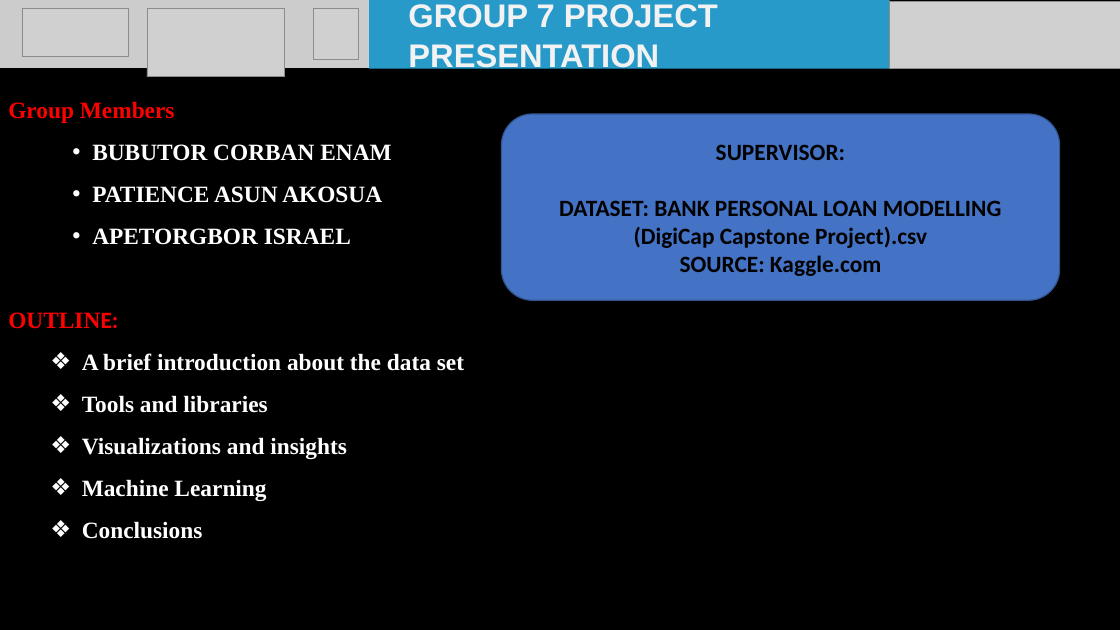
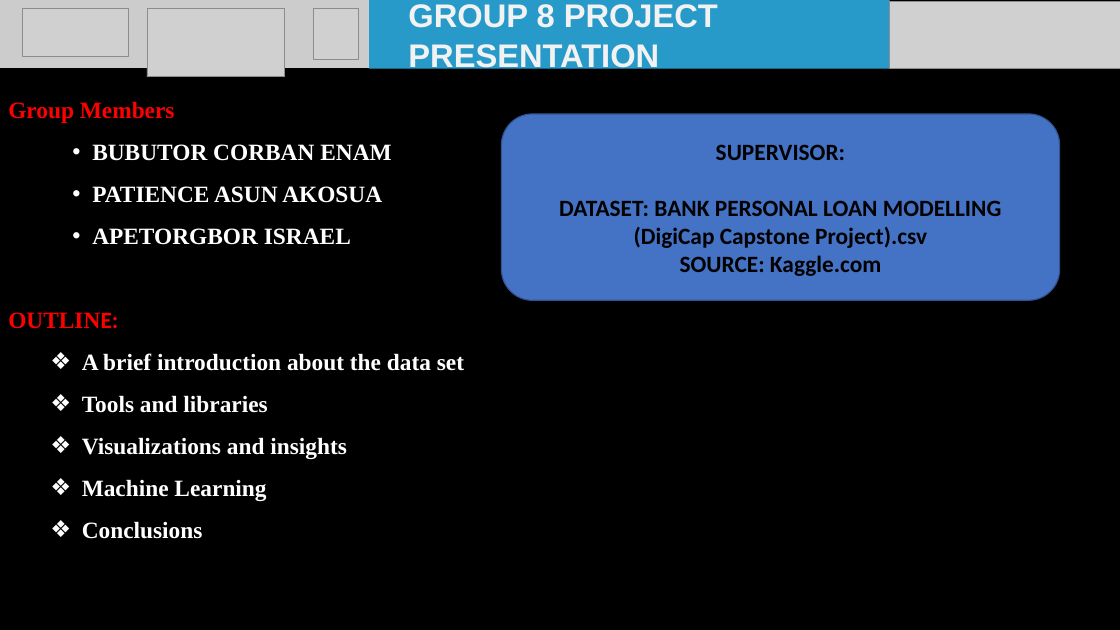
Before and after one commit to BubutorCorbanEnam/BANK-PERSONAL-LOAN-MODELLING-DigiCap-Capstone-Project-, a slide deck: slide 1 of Digicap presentation.pptx. Drawn at 1120x630 pixels with LibreOffice and Linux fonts; fonts in the diff are those of the drawing; grey boxes stand for pictures. Boxes give left, top, right and bottom in pixels: in the first picture for what was removed or moved away, otherwise in the second. Text is boxed around its words. In the diff, an @@ line names an element or a change of style, - is before the commit and + after.

```diff
--- a/Digicap presentation.pptx
+++ b/Digicap presentation.pptx
@@ text in rectangle at <box>408,4,718,72</box>: text changed @@
-GROUP 7 PROJECT PRESENTATION
+GROUP 8 PROJECT PRESENTATION
```
